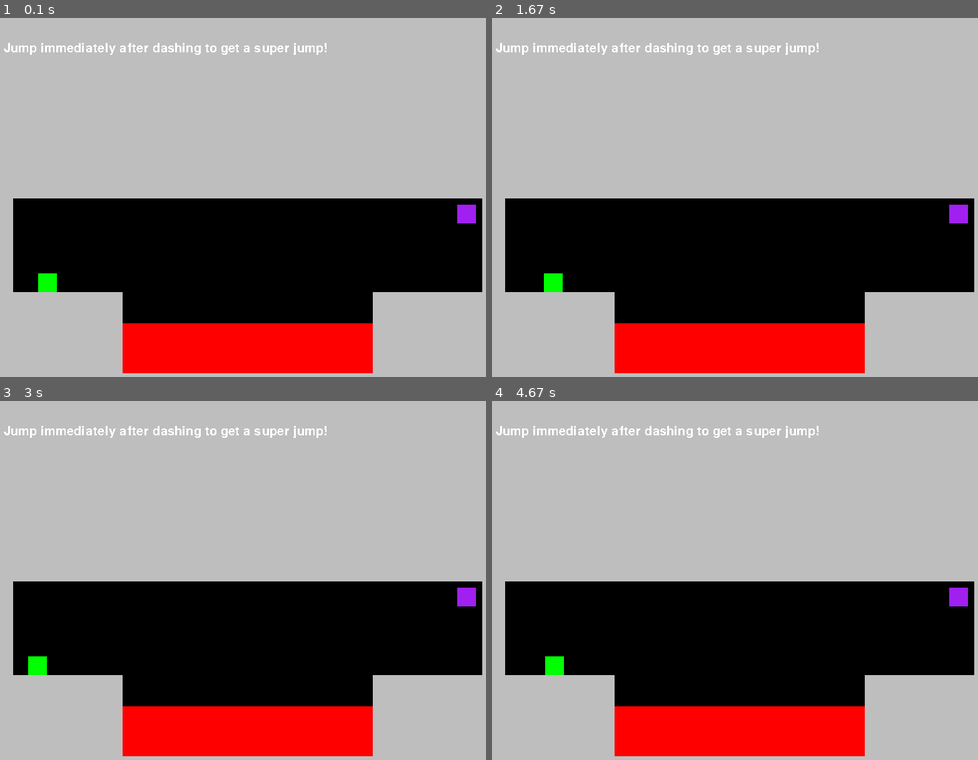
Above: before the commit, frames 1-4 (two rows, left to right).
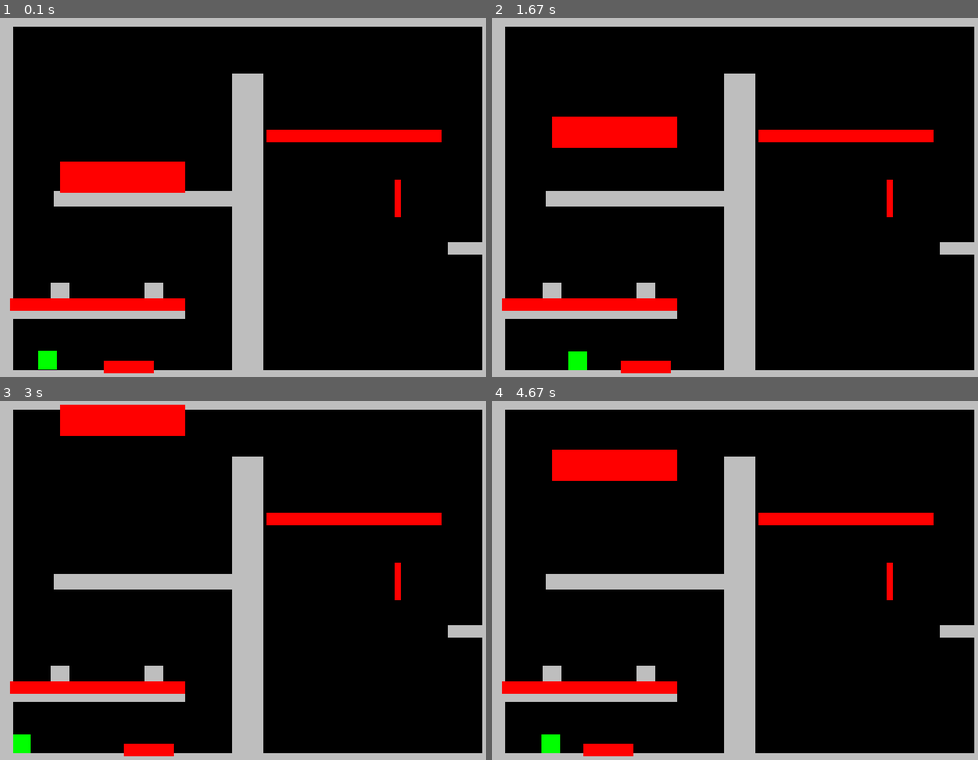
Above: after the commit, the same moments.

Repository: MagicalKarp74/Pygame-Project
Game: pygame game, started from Main.py
Same seed, same stepped clock (60 frames per second), same inputs: the game is played once before the commit and once after it.
Inputs:
- Up to frame 1 (0.1 s): no input
- Up to frame 2 (1.67 s): hold X 0.33-0.8 s; hold Right 0.33-0.8 s; tap Z at 0.83 s; hold Right 1.17-1.63 s
- Up to frame 3 (3 s): hold Right 1.67-2.13 s; hold Left 2.17-2.7 s; hold Left from 2.73 s (still down)
- Up to frame 4 (4.67 s): release Left at 3.13 s; hold Right 3.17-3.8 s; hold Left 3.83-4.3 s; hold Right from 4.33 s (still down)

The runs differ from the first frame. In frame 1, 64% of the frame differs, in the area x 0-100%, y 2-99%; in frame 2, 64%; in frame 3, 64%, in the area x 0-100%, y 1-99%; in frame 4, 64%.

Commit message:
Update Main.py

Diff:
--- a/Main.py
+++ b/Main.py
@@ -23,11 +23,11 @@
 
 font=pygame.font.Font(None,30)
 
-lv_index = 4
-
-lv_texts = ["Left and right arrow keys to move :D purple por …(263 unchanged characters)… "Thats all you need to know, good luck!"]
-
-player_level_spawns = ((80,330),(80,330),(80,330),(80,330),(80,430))
+lv_index = 6
+
+lv_texts = ["Left and right arrow keys to move :D purple por …(263 unchanged characters)… "Thats all you need to know, good luck!","","","","","YOU WIN!"]
+
+player_level_spawns = ((80,330),(80,330),(80,330),(80,330),(80,330),(80,330),(80,550))
 
 num_not_collides = 0
 
@@ -111,7 +111,7 @@
 
                 else: # if player moving left or not a all (doesn't matter)
 
-                    if char.rect.left - round(char.x_speed) < self.rect.right: # +  if player land ontop of platform
+                    if char.rect.left - round(char.x_speed)+1 < self.rect.right: # +  if player land ontop of platform
                         reset_ground(self)
 
                     else:
@@ -141,7 +141,7 @@
 
 
                 else: # if player moving left or not a all (doesn't matter)
-                    if char.rect.left - round(char.x_speed) < self.rect.right: # IDK WHY THE +1 WORKS BUT IT DOES OK
+                    if char.rect.left - round(char.x_speed)+1 < self.rect.right: # IDK WHY THE +1 WORKS BUT IT DOES OK
                         bonk_head(self)
 
                     else:
@@ -224,6 +224,7 @@
         self.dash_speed = 0
         self.on_wall = False
         self.holding_z = False
+        self.holding_k = False
 
         # jump ready 2 = on ground
         # jump ready 1 = in air and hasn't used it yet
@@ -232,6 +233,10 @@
     def check_z(self):
         if not key[pygame.K_z]:
             self.holding_z = False
+
+    def check_k(self):
+        if not key[pygame.K_x]:
+            self.holding_k = False
 
 
     def dash_color(self):
@@ -287,11 +292,11 @@
 
 
     def dash(self):
-        if key[pygame.K_x] and self.have_dash:
+        if key[pygame.K_x] and self.have_dash and not self.holding_k:
             self.have_dash = False
             self.dash_speed = self.walk_speed * 8.5
             self.y_speed = 0
-            #self.rect.centery -= 1
+            self.holding_k = True
 
     def update_dash(self):
         self.dash_speed *= .9
@@ -314,6 +319,7 @@
         self.update_move()
         self.dash_color()
         self.check_z()
+        self.check_k()
 
 # player stuff
 
@@ -332,8 +338,16 @@
 lv_3_2_platform = Terrain("Gray",80,250,350,400)
 lv_3_3_platform = Terrain("Gray",80,250,500,500)
 lv_3_4_platform = Terrain("Gray",80,250,650,400)
-lv_4_1_platform = Terrain("Gray",200,200,100,550)
-lv_4_2_platform = Terrain("Gray",200,200,700,550)
+lv_4_1_platform = Terrain("Gray",250,200,100,550)
+lv_4_2_platform = Terrain("Gray",250,200,700,550)
+lv_5_1_platform = lv_0_1_platform
+lv_6_1_platform = Terrain("Gray",50,500,400,350)
+lv_6_2_platform = Terrain("gray",300,25,150,480)
+lv_6_3_platform = Terrain("Gray",300,25,240,300)
+
+lv_6_4_platform = Terrain("Gray",30,30,250,450)
+lv_6_5_platform = Terrain("Gray",30,30,100,450)
+lv_6_6_platform = Terrain("Gray",60,20,750,380)
 
 
 # the singular text box we need
@@ -347,7 +361,12 @@
 lv_1_3_enemy = Enemy("Red",10,110,600,515,0,True,200,500)
 lv_2_1_enemy = Enemy("Red",55,20,200,370,0,True,200,500)
 lv_2_2_enemy = Enemy("Red",450,20,550,570,0,True,200,500)
-lv_4_1_enemy = Enemy("Red",400,80,400,540,0,True,0,0)
+lv_4_1_enemy = Enemy("Red",350,80,400,540,0,True,0,0)
+lv_6_1_enemy = Enemy("red",80,20,200,570,2,True,140,210)
+lv_6_2_enemy = Enemy("red",280,20,160,470,0,True,0,0)
+lv_6_3_enemy = Enemy("red",200,50,200,270,4,False,20,250)
+lv_6_4_enemy = Enemy("red",280,20,570,200,0,False,0,0)
+lv_6_5_enemy = Enemy("red",10,60,640,300,0,False,0,0)
 
 #enemy portals
 
@@ -393,7 +412,7 @@
 #loop for repeat stuff
 
 for i in range(len(levels)):
-    if i <= 6 or i == 9:
+    if i <= 5 or i == 9:
         levels[i].add(text_box)
         levels[i].add(text_block)
         levels[i].add(lv_0_to_5_portal)
@@ -430,6 +449,24 @@
 lv_4_terrain.add(lv_4_2_platform)
 lv_4_terrain.add(lv_4_1_enemy)
 
+#lv 5 props
+lv_5_terrain.add(lv_5_1_platform)
+
+#lv 6 props
+lv_6_terrain.add(lv_6_1_platform)
+lv_6_terrain.add(lv_6_2_platform)
+lv_6_terrain.add(lv_6_3_platform)
+lv_6_terrain.add(lv_6_4_platform)
+lv_6_terrain.add(lv_6_5_platform)
+lv_6_terrain.add(lv_6_6_platform)
+
+lv_6_terrain.add(lv_6_1_enemy)
+lv_6_terrain.add(lv_6_2_enemy)
+lv_6_terrain.add(lv_6_3_enemy)
+lv_6_terrain.add(lv_6_4_enemy)
+lv_6_terrain.add(lv_6_5_enemy)
+
+
 running = True
 while running:
     # Event handling
